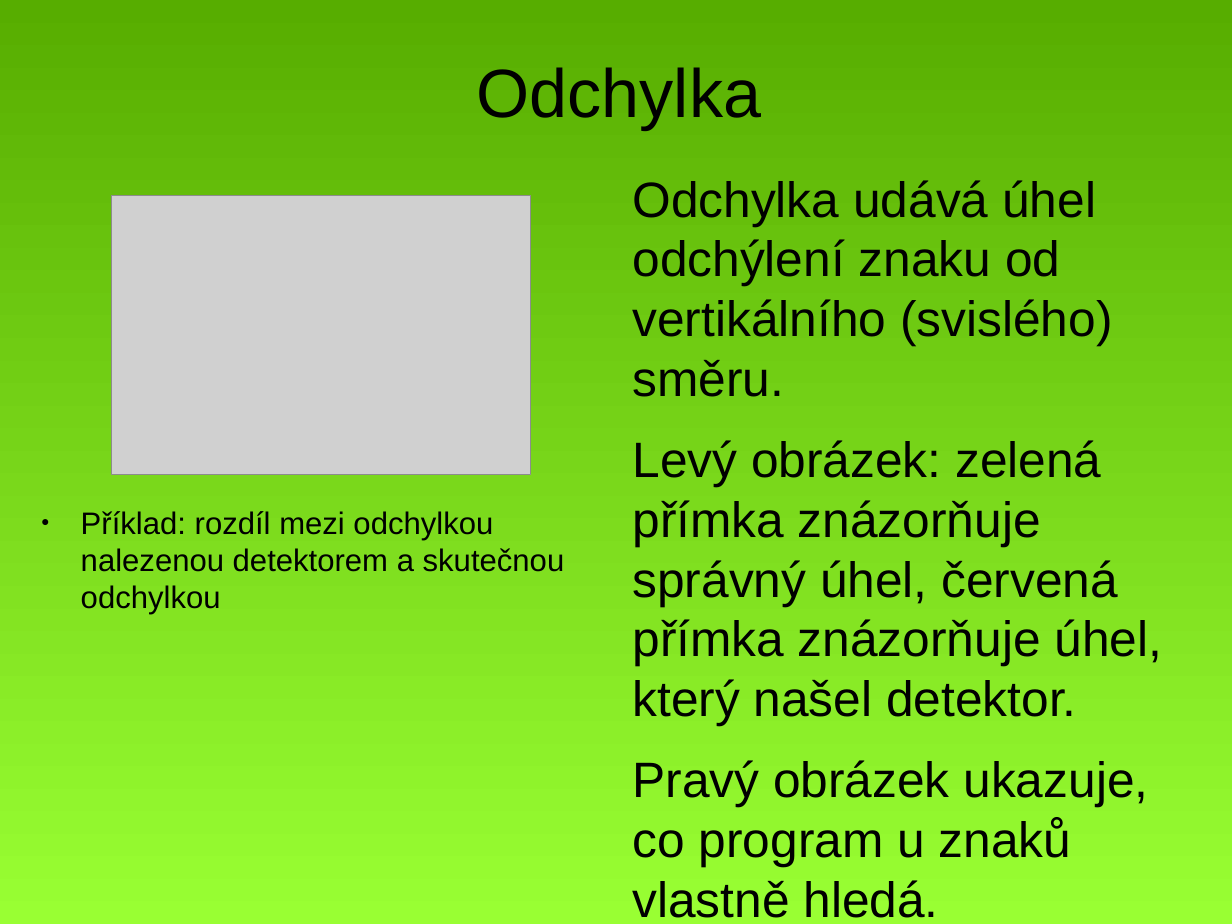
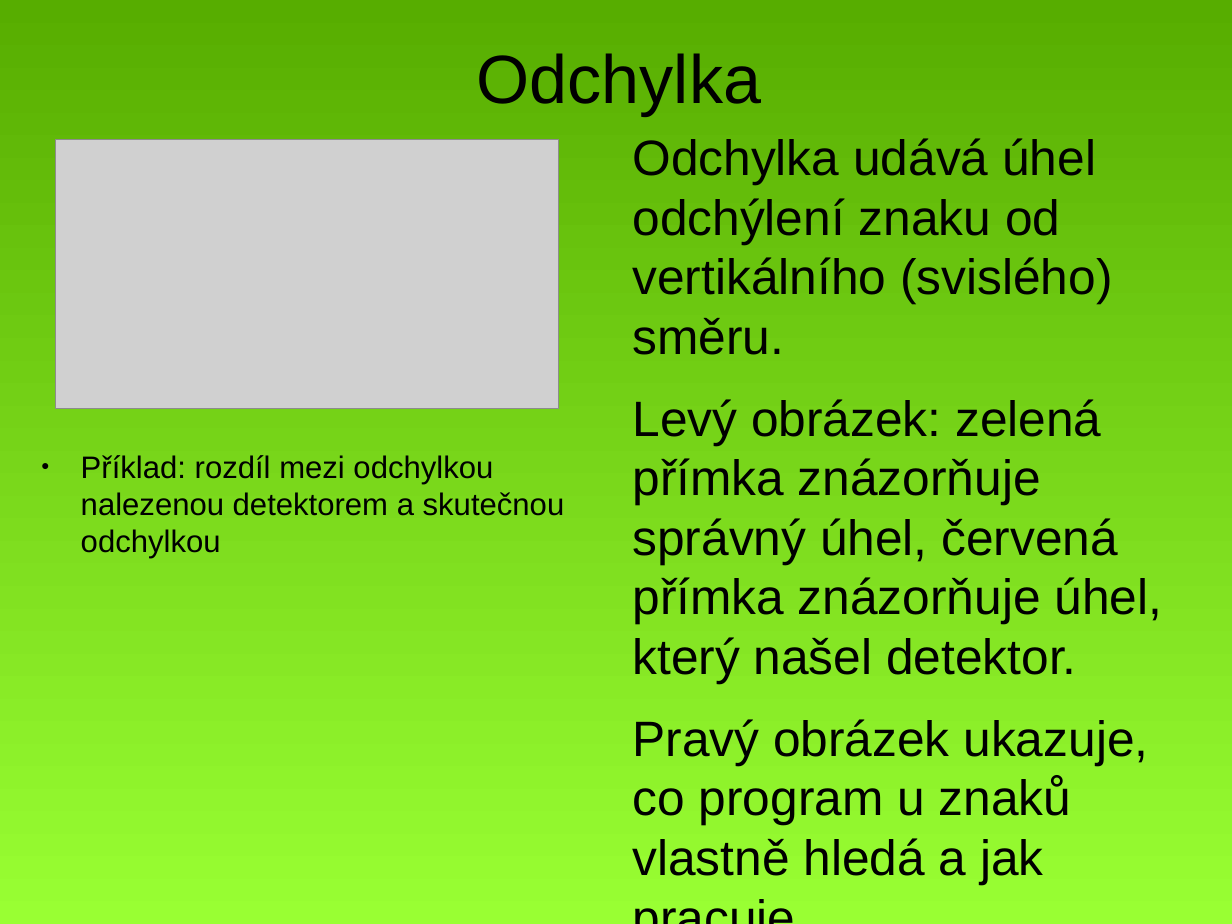
Before and after one commit to MichalBusta/skewDetection, a slide deck: slide 3 of doc/Skew_Detection.odp. Drawn at 1232x924 pixels with LibreOffice and Linux fonts; fonts in the diff are those of the drawing; grey boxes stand for pictures. Boxes give left, top, right and bottom in pixels: in the first picture for what was removed or moved away, otherwise in the second. Text is boxed around its words. In the diff, an @@ line names an element or a change of style, - is before the commit and + after.

```diff
--- a/doc/Skew_Detection.odp
+++ b/doc/Skew_Detection.odp
@@ title "Odchylka": place and size @@
-title "Odchylka" at [477,67,762,130]
+title "Odchylka" at [477,53,762,116]
@@ picture: place and size @@
-picture at [112,196,531,475]
+picture at [56,140,559,409]
@@ text "Odchylka udává úhel odchýlení znaku ...": place and size @@
-text "Odchylka udává úhel odchýlení znaku ..." at [632,180,1163,867]
+text "Odchylka udává úhel odchýlení znaku ..." at [632,138,1163,884]
@@ text "Příklad: rozdíl mezi odchylkou nalezenou ...": place and size @@
-text "Příklad: rozdíl mezi odchylkou nalezenou ..." at [81,511,565,614]
+text "Příklad: rozdíl mezi odchylkou nalezenou ..." at [81,455,565,559]
@@ text at [632,719,1149,884]: text changed @@
-Pravý obrázek ukazuje, co program u znaků vlastně hledá.
+Pravý obrázek ukazuje, co program u znaků vlastně hledá a jak pracuje.
```
Also in this commit, not shown: 4 other slides changed, 2 other files.
